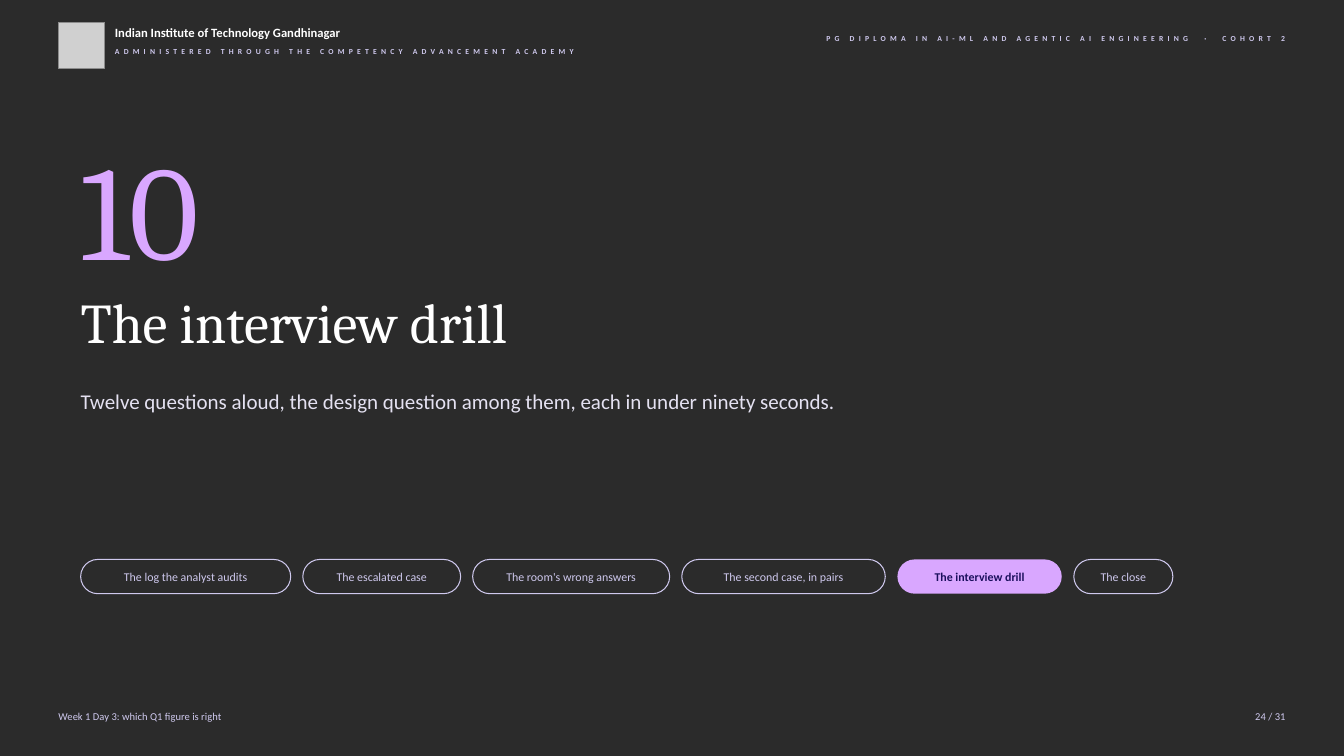
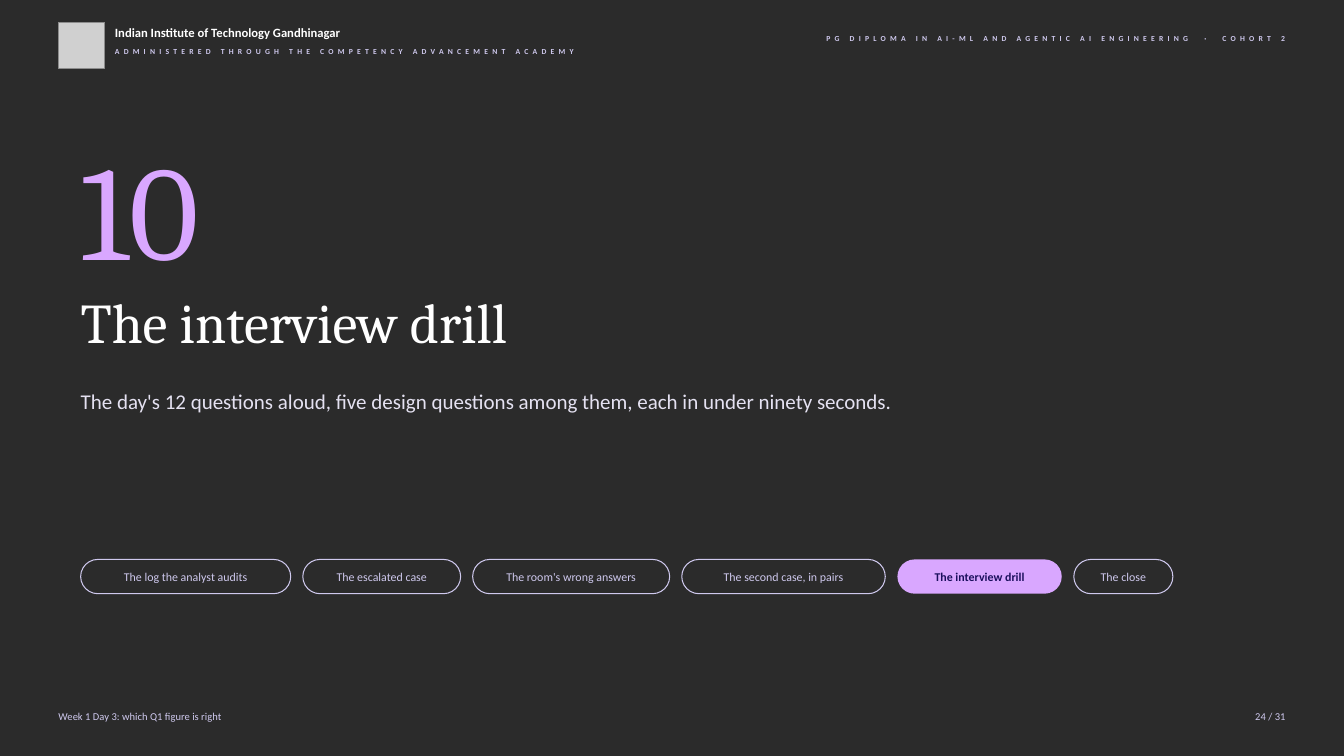
Before and after one commit to fde-academy-lab/c2-content-factory, a slide deck: slide 24 of content/W01/D3/slides/C2_W01_D03_half2_STUDENT.pptx. Drawn at 1344x756 pixels with LibreOffice and Linux fonts; fonts in the diff are those of the drawing; grey boxes stand for pictures; background and template pictures are left out; a plain dark background stands for a picture behind light text. Boxes give left, top, right and bottom in pixels: in the first picture for what was removed or moved away, otherwise in the second. Text is boxed around its words. In the diff, an @@ line names an element or a change of style, - is before the commit and + after.

```diff
--- a/content/W01/D3/slides/C2_W01_D03_half2_STUDENT.pptx
+++ b/content/W01/D3/slides/C2_W01_D03_half2_STUDENT.pptx
@@ text at [81,394,891,413]: text changed @@
-Twelve questions aloud, the design question among them, each in under ninety seconds.
+The day's 12 questions aloud, five design questions among them, each in under ninety seconds.
```
Also in this commit, not shown: 5 other files.
